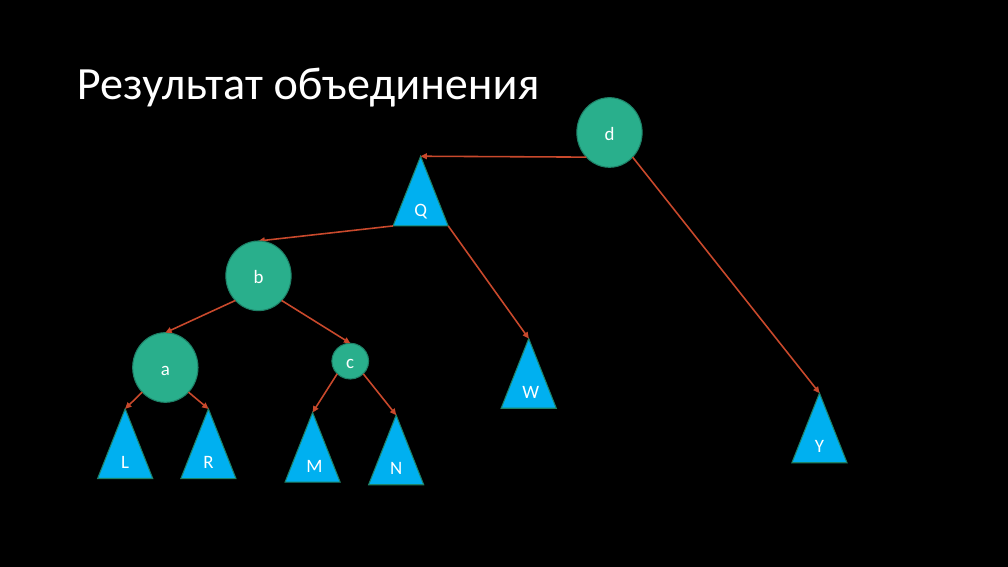
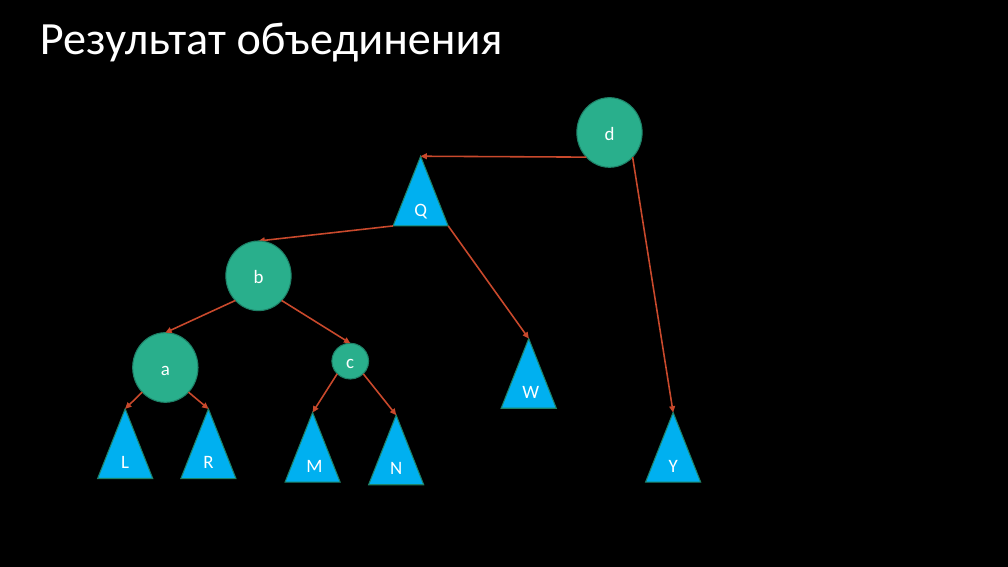
Before and after one commit to Valet-V0ult-de-Fur1e/combinatorics_and_graphs_repo, a slide deck: slide 16 of АВЛ-деревья оценка высоты авл-дерева/Презентация Миронов БИВТ-23-8.pptx. Drawn at 1008x567 pixels with LibreOffice and Linux fonts; fonts in the diff are those of the drawing. Boxes give left, top, right and bottom in pixels: in the first picture for what was removed or moved away, otherwise in the second. Text is boxed around its words. In the diff, an @@ line names an element or a change of style, - is before the commit and + after.

```diff
--- a/АВЛ-деревья оценка высоты авл-дерева/Презентация Миронов БИВТ-23-8.pptx
+++ b/АВЛ-деревья оценка высоты авл-дерева/Презентация Миронов БИВТ-23-8.pptx
@@ title "Результат объединения": place and size @@
-title "Результат объединения" at (77, 67, 540, 107)
+title "Результат объединения" at (40, 22, 503, 62)
@@ arrow moved from (633, 157) - (820, 393) to (633, 157) - (673, 413) @@
@@ triangle "Y": place and size @@
-triangle "Y" at (792, 393, 848, 463)
+triangle "Y" at (646, 413, 701, 482)
```
Also in this commit, not shown: 2 other slides changed, 3 other files.
